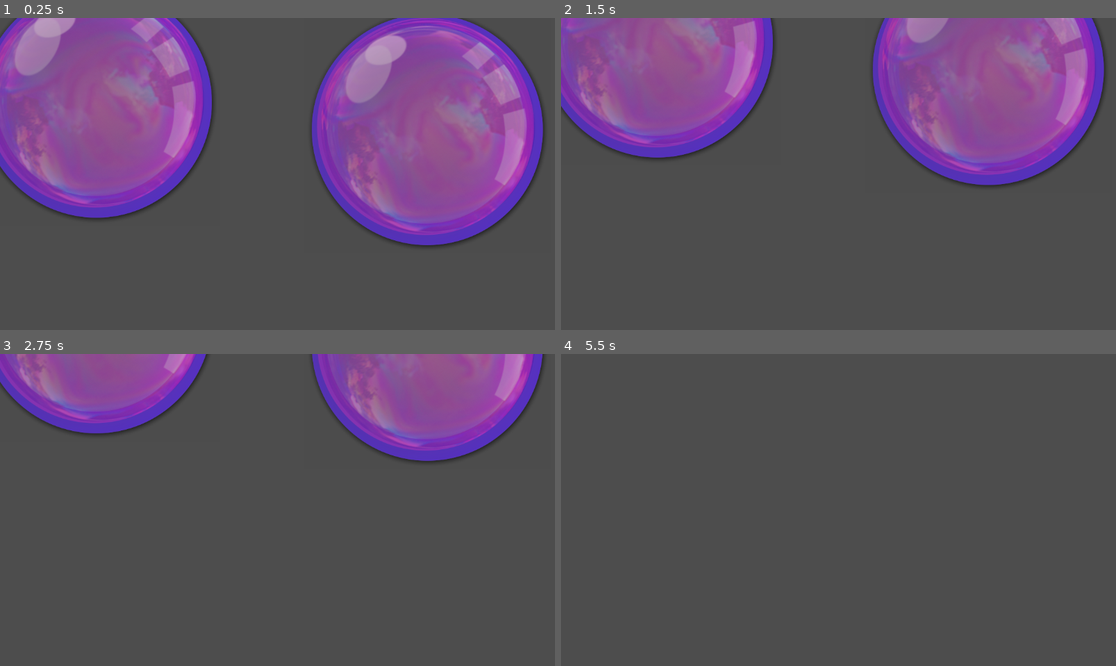
Above: before the commit, frames 1-4 (two rows, left to right).
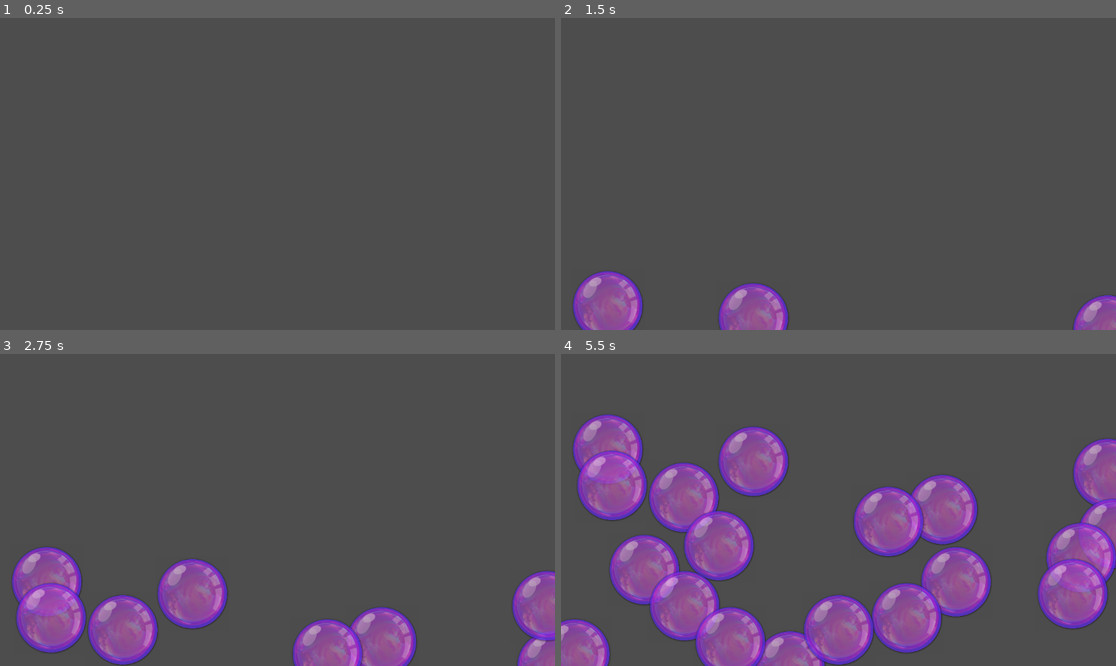
Above: after the commit, the same moments.

Repository: iluvsugargliders/bubble-pop
Game: Godot game, scene res://Main/Main.tscn
Two runs of this game, one before a commit and one after it. Both use one fixed random seed, a clock stepped at 60 frames per second and the inputs below.
Inputs:
- Up to frame 1 (0.25 s): no input
- Up to frame 2 (1.5 s): no input
- Up to frame 3 (2.75 s): no input
- Up to frame 4 (5.5 s): no input

The runs differ from the first frame. In frame 1, 46% of the frame differs, in the area x 0-98%, y 0-74%; in frame 2, 38%; in frame 3, 32%; in frame 4, 34%.

Commit message:
random_bubbles

Diff:
--- a/Code/Bubble/Bubble.tscn
+++ b/Code/Bubble/Bubble.tscn
@@ -7,4 +7,5 @@
 script = ExtResource("1_e8pd1")
 
 [node name="Sprite2D" type="Sprite2D" parent="."]
+scale = Vector2(0.3, 0.3)
 texture = ExtResource("2_c5832")
--- a/Code/Main/Main.tscn
+++ b/Code/Main/Main.tscn
@@ -1,10 +1,9 @@
-[gd_scene load_steps=3 format=3 uid="uid://cd5nxssueqosr"]
+[gd_scene load_steps=2 format=3 uid="uid://cd5nxssueqosr"]
 
-[ext_resource type="PackedScene" uid="uid://x7npk1i7diym" path="res://Bubble/Bubble.tscn" id="1_boy3h"]
 [ext_resource type="Script" path="res://Main/main.gd" id="1_mwftl"]
 
 [node name="Main" type="Node"]
 script = ExtResource("1_mwftl")
 
-[node name="Bubble" parent="." instance=ExtResource("1_boy3h")]
-position = Vector2(887, 257)
+[node name="Timer" type="Timer" parent="."]
+autostart = true
--- a/Code/Main/main.gd
+++ b/Code/Main/main.gd
@@ -2,17 +2,25 @@
 class_name Main
 
 const BUBBLE = preload("res://Bubble/Bubble.tscn")
+@onready var timer: Timer = $Timer
 
-func SpawnBubble():
-	var bubble_instance = BUBBLE.instantiate()
-	bubble_instance.position = Vector2(200, 200)
-	add_child(bubble_instance)
 
 
 # Called when the node enters the scene tree for the first time.
 func _ready() -> void:
+	#SpawnBubble()
+	timer.timeout.connect(OnTimedOut)
+	timer.wait_time = 0.25 #quarter second
+
+func OnTimedOut():
 	SpawnBubble()
 
-# Called every frame. 'delta' is the elapsed time since the previous frame.
-func _process(delta: float) -> void:
-	pass
+#func _process(delta: float) -> void:
+	#pass
+
+#Function to create a bubble instance and spawn or
+#instantiate a new bubble.
+func SpawnBubble():
+	var bubble_instance = BUBBLE.instantiate()
+	bubble_instance.position = Vector2(randf_range(0, get_viewport().size.x), get_viewport().size.y)
+	add_child(bubble_instance)
Not shown, changed: .DS_Store
